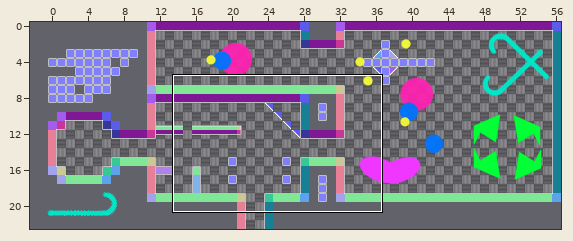
Tiled map, stored at assets/stages/debug_stage.tmx. The first picture is a wide view before the edit; the outline marks the close-up.
Close-up. First the earlier version:
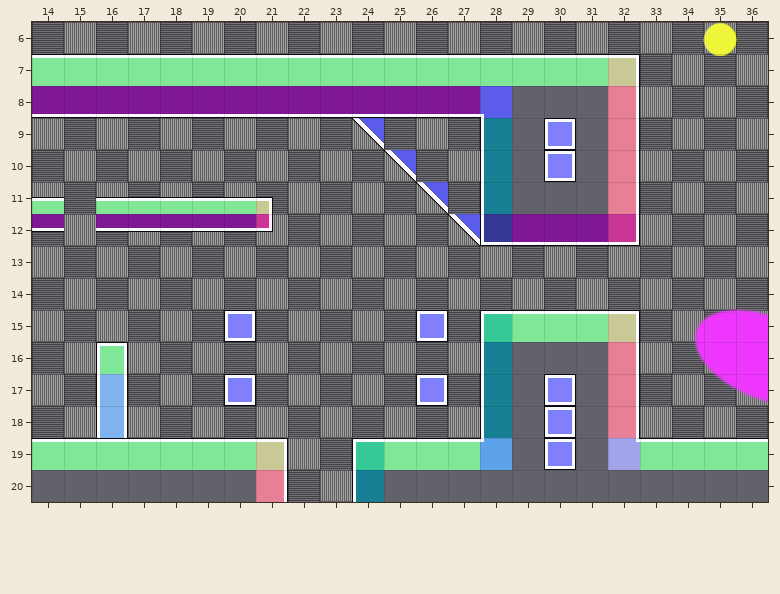
Cells are 32x32 px. Shown: x 14..36, y 6..20. Not drawn, because the pictures are missing: unchanged layer "Image Layer 1".
Now the later version:
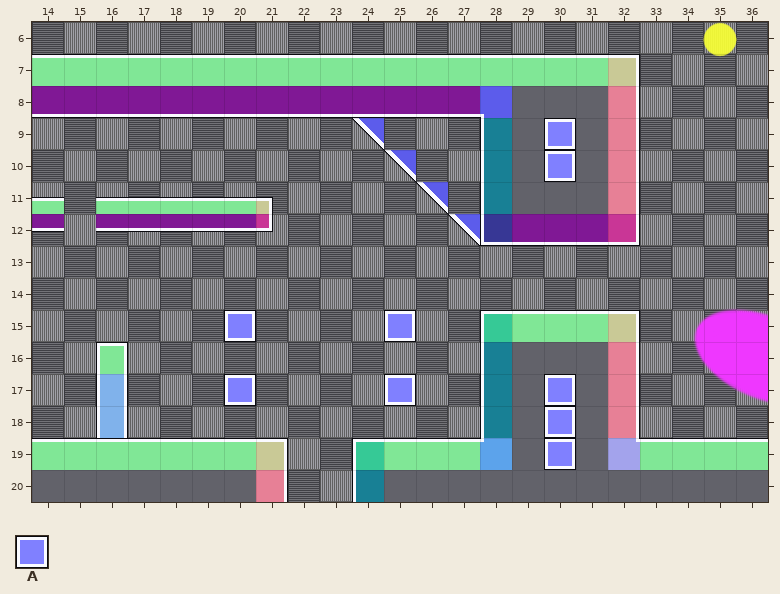
Key: from "debug_tileset": A 39 "Frame015".
_ is an empty cell.
Difference:
{"where": "layer \"Walls\""}
{"y":15,"x":25,"old":"_A","new":"A_"}
{"y":17,"x":25,"old":"_A","new":"A_"}
